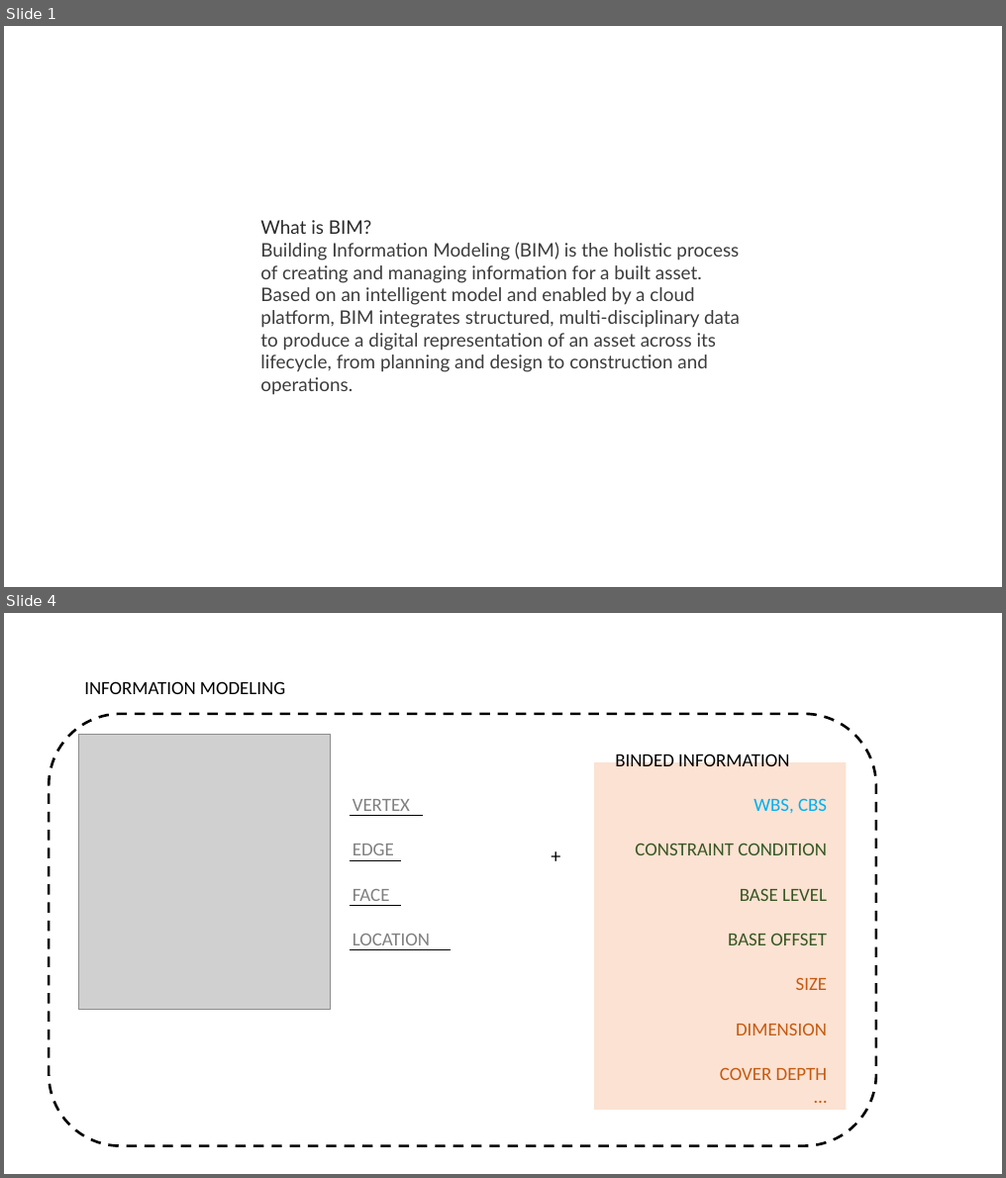
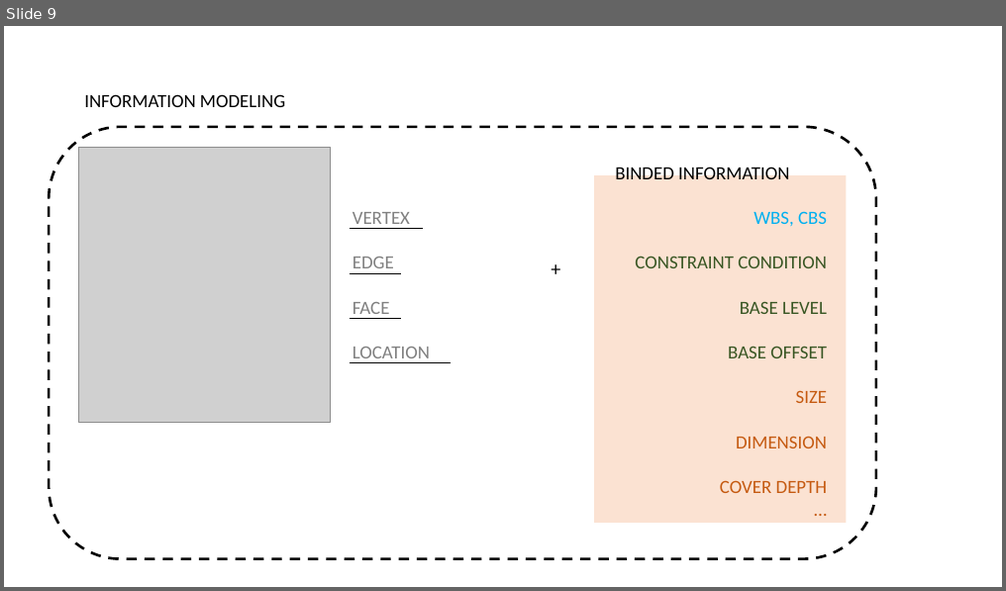
Before and after one commit to hnanmal/mQ, a slide deck: 논문준비/프레젠테이션1.pptx. Shown one above the other, each under a label of ours: slides 1 and 4 before the commit, slide 9 after it; the slides between them are not shown. The pictures are 1006x1178 and 1006x591 pixels, drawn with LibreOffice and Linux fonts; fonts in the diff are those of the drawing; grey boxes stand for pictures. Boxes give left, top, right and bottom in pixels: in the first picture for what was removed or moved away, otherwise in the second. Text is boxed around its words. In the diff, an @@ line names an element or a change of style, - is before the commit and + after.

```diff
--- a/논문준비/프레젠테이션1.pptx
+++ b/논문준비/프레젠테이션1.pptx
@@ slide 1 removed at (4,26,1002,587), background #FFFFFF @@
@@ text removed at (260,220,740,395) @@
-What is BIM?
-Building Information Modeling (BIM) is the holistic process of creating and managing information for a built asset. Based on an intelligent model and enabled by a cloud platform, BIM integrates structured, multi-disciplinary data to produce a digital representation of an asset across its lifecycle, from planning and design to construction and operations.
@@ what was slide 4 is now slide 9 @@
```
Also in this commit, not shown: 2 slides changed, 7 slides added, 2 other slides removed.
